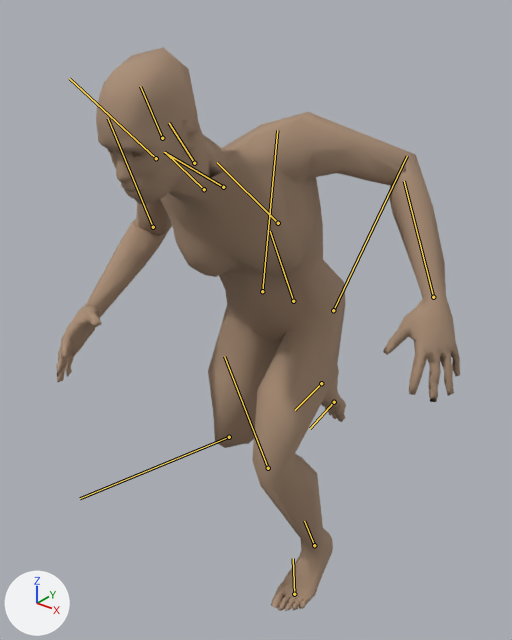
A saved change to the glTF model public/models/villager.glb.
Before and after are seen from a 50 mm lens placed at (0.723, -0.983, 1.219), pointed at (-0.013, -0.063, 0.648). Lighting does not change. The marker at lower left points along +X, +Y and +Z. The first picture is the older version. Both versions are drawn at frame 0 of the action 'sprint'; the numbers are the values there. The bones that change, and the others that lie on the model, are drawn over the model as lines.

In view in the first picture: 'body'.
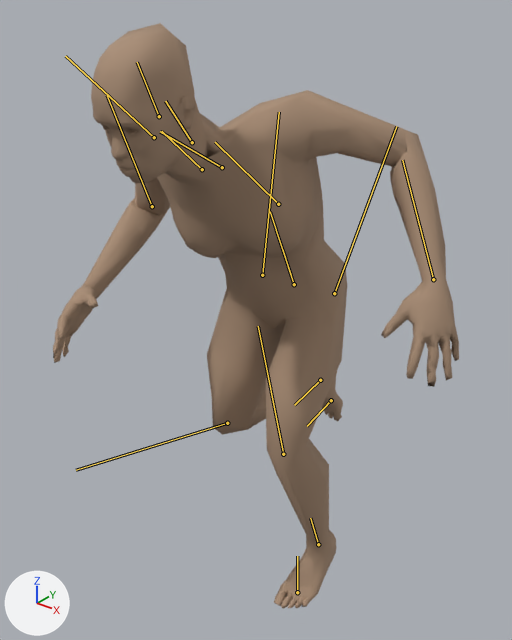
What differs and where, as boxes [x1, y1, x2, y2] in the pictures (512 x 640 px):
'body', posed
    before: [56, 47, 460, 611]
    after: [53, 23, 459, 609]
bone 'hips', root to tip
    before: (293, 301) to (282, 267)
    after: (294, 284) to (282, 249)
bone 'chest', root to tip
    before: (278, 223) to (217, 162)
    after: (278, 204) to (215, 142)
bone 'upperArm_R', root to tip
    before: (156, 158) to (69, 78)
    after: (154, 137) to (65, 56)
bone 'thigh_L', root to tip
    before: (333, 310) to (407, 156)
    after: (334, 293) to (396, 126)
bone 'shin_L', root to tip
    before: (268, 468) to (224, 356)
    after: (283, 454) to (258, 326)
bone 'foot_L', root to tip
    before: (314, 545) to (304, 521)
    after: (318, 544) to (310, 518)
bone 'shin_R', root to tip
    before: (229, 437) to (80, 498)
    after: (227, 423) to (76, 470)

What the commit changed:
Bone 'hips' (bone_hips) moves from (0.008, -0.062, -0.019) to (0.008, -0.027, -0.019).
Bone 'chest' (bone_chest) turns from (28, 15, 4) to (29, 14, 4) degrees about its own x, y and z.
Bone 'upperArm_R' (bone_upperarm_r) turns from (-4, 42, 16) to (-4, 41, 15) degrees about its own x, y and z.
Bone 'thigh_L' (bone_thigh_l) turns from (-55, -6, -6) to (-45, -5, -7) degrees about its own x, y and z.
Bone 'shin_L' (bone_shin_l) turns from (59, 7, 2) to (44, 6, 1) degrees about its own x, y and z.
Bone 'foot_L' (bone_foot_l) turns from (-3, -1, 6) to (-1, -2, 6) degrees about its own x, y and z.
Bone 'shin_R' (bone_shin_r) turns from (97, -5, -7) to (94, -5, -7) degrees about its own x, y and z.
